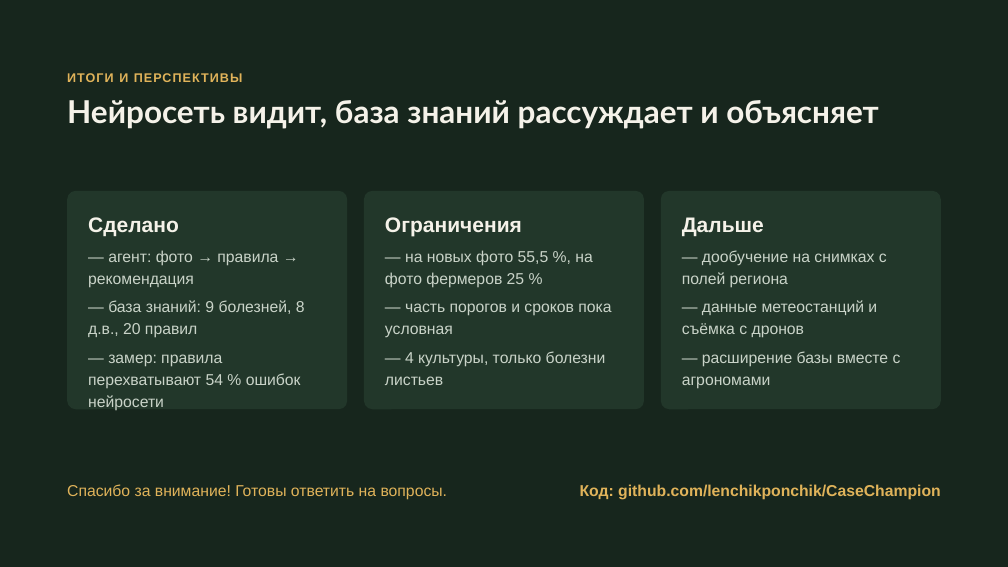
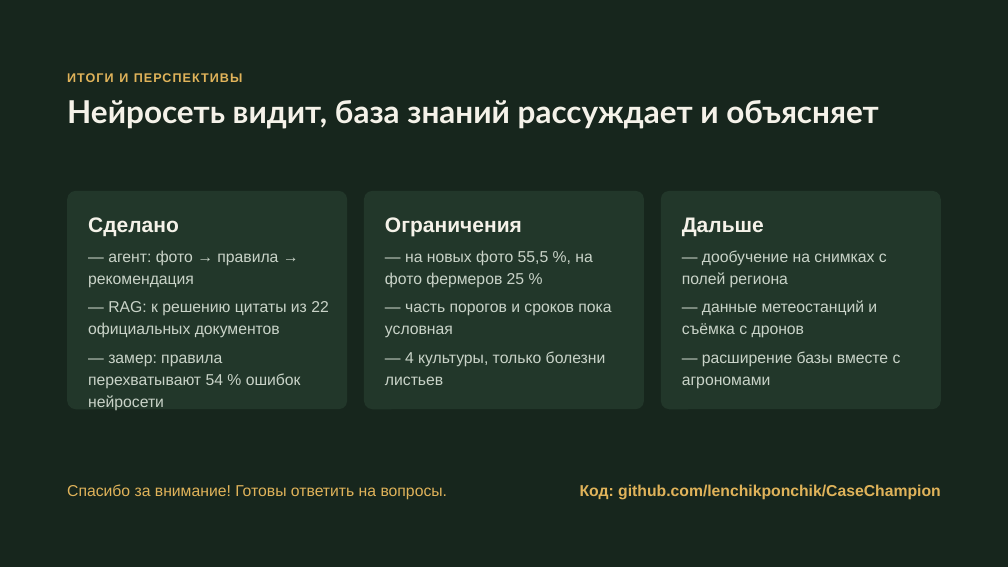
Before and after one commit to lenchikponchik/CaseChampion, a slide deck: slide 16 of presentation/defense.pptx. Drawn at 1008x567 pixels with LibreOffice and Linux fonts; fonts in the diff are those of the drawing. Boxes give left, top, right and bottom in pixels: in the first picture for what was removed or moved away, otherwise in the second. Text is boxed around its words. In the diff, an @@ line names an element or a change of style, - is before the commit and + after.

```diff
--- a/presentation/defense.pptx
+++ b/presentation/defense.pptx
@@ text at <box>88,301,329,338</box>: text changed @@
-— база знаний: 9 болезней, 8 д.в., 20 правил
+— RAG: к решению цитаты из 22 официальных документов
```
Also in this commit, not shown: 2 other slides changed, 32 other files.
